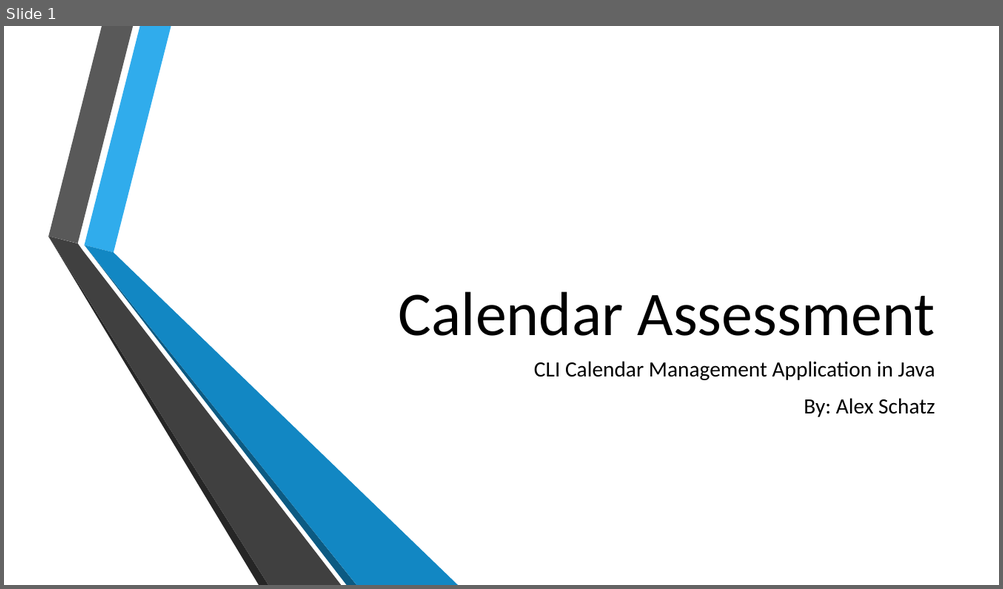
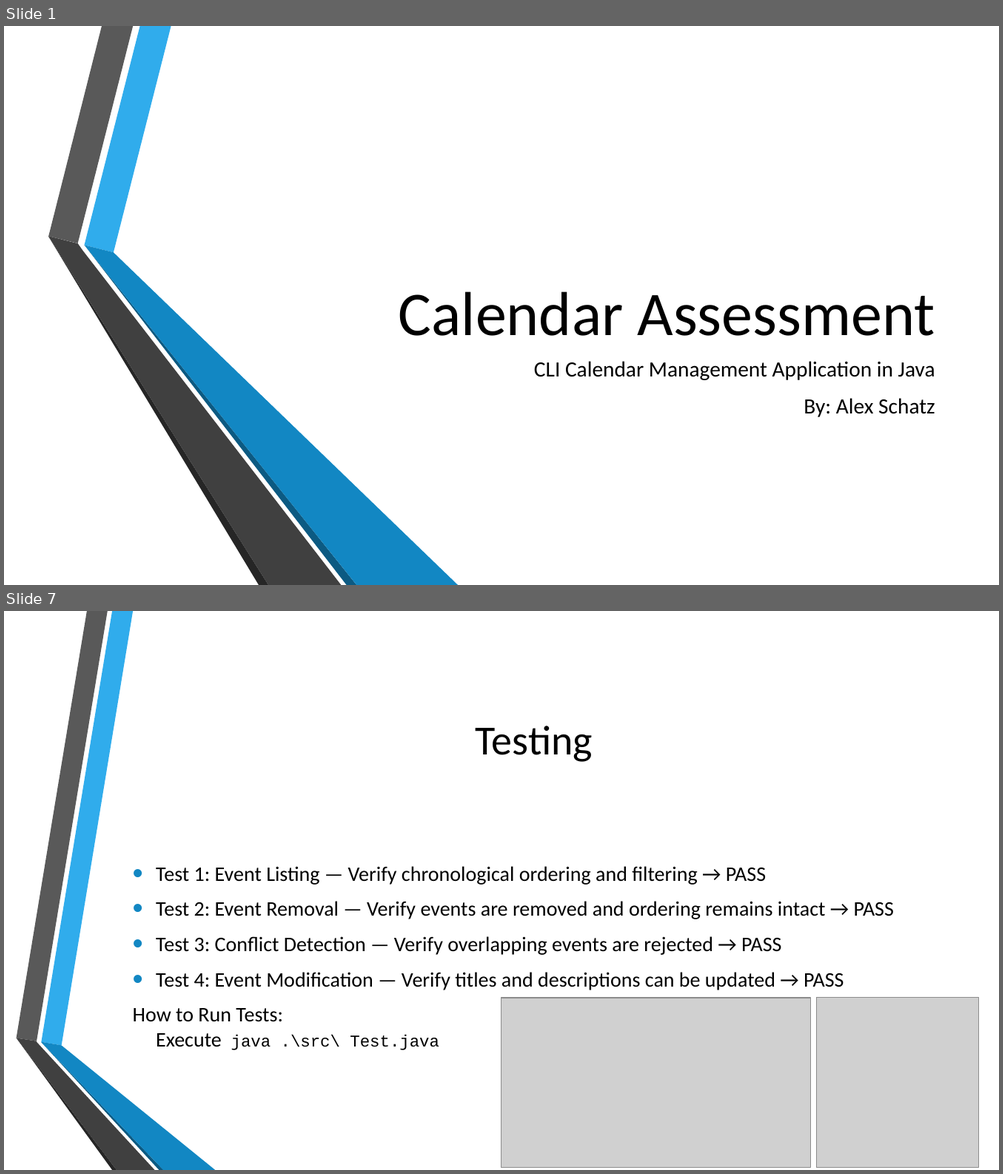
Before and after one commit to radfre/Capgemmini-Calender-Assesment, a slide deck: Calender Application Presentation.pptx. Shown one above the other, each under a label of ours: slide 1 before the commit, slides 1 and 7 after it; the slides between them are not shown. The pictures are 1003x589 and 1003x1174 pixels, drawn with LibreOffice and Linux fonts; fonts in the diff are those of the drawing; grey boxes stand for pictures; background and template pictures are left out. Boxes give left, top, right and bottom in pixels: in the first picture for what was removed or moved away, otherwise in the second. Text is boxed around its words. In the diff, an @@ line names an element or a change of style, - is before the commit and + after.

```diff
--- a/Calender Application Presentation.pptx
+++ b/Calender Application Presentation.pptx
@@ slide 7 added at [4, 611, 999, 1170], background picture (left out) @@
@@ title added at [475, 726, 592, 762], 40 pt, text #000000 @@
+Testing
@@ text added at [133, 866, 893, 1051], 20 pt, text #000000 @@
+• Test 1: Event Listing — Verify chronological ordering and filtering → PASS
+• Test 2: Event Removal — Verify events are removed and ordering remains intact → PASS
+• Test 3: Conflict Detection — Verify overlapping events are rejected → PASS
+• Test 4: Event Modification — Verify titles and descriptions can be updated → PASS
+How to Run Tests:
+Execute java .\src\ Test.java
@@ picture added at [502, 998, 811, 1168] @@
@@ picture added at [817, 998, 979, 1167] @@
@@ group added at [16, 611, 215, 1170]: 6 freeform shapes @@
```
Also in this commit, not shown: 6 other slides added, 2 slides removed.
